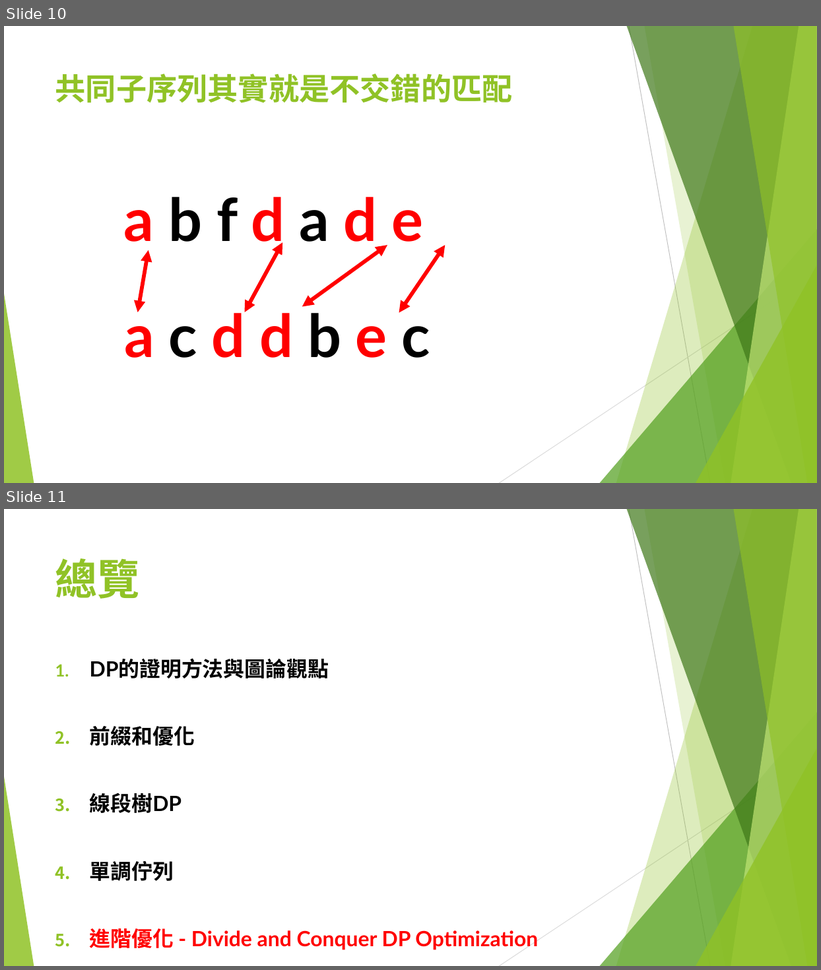
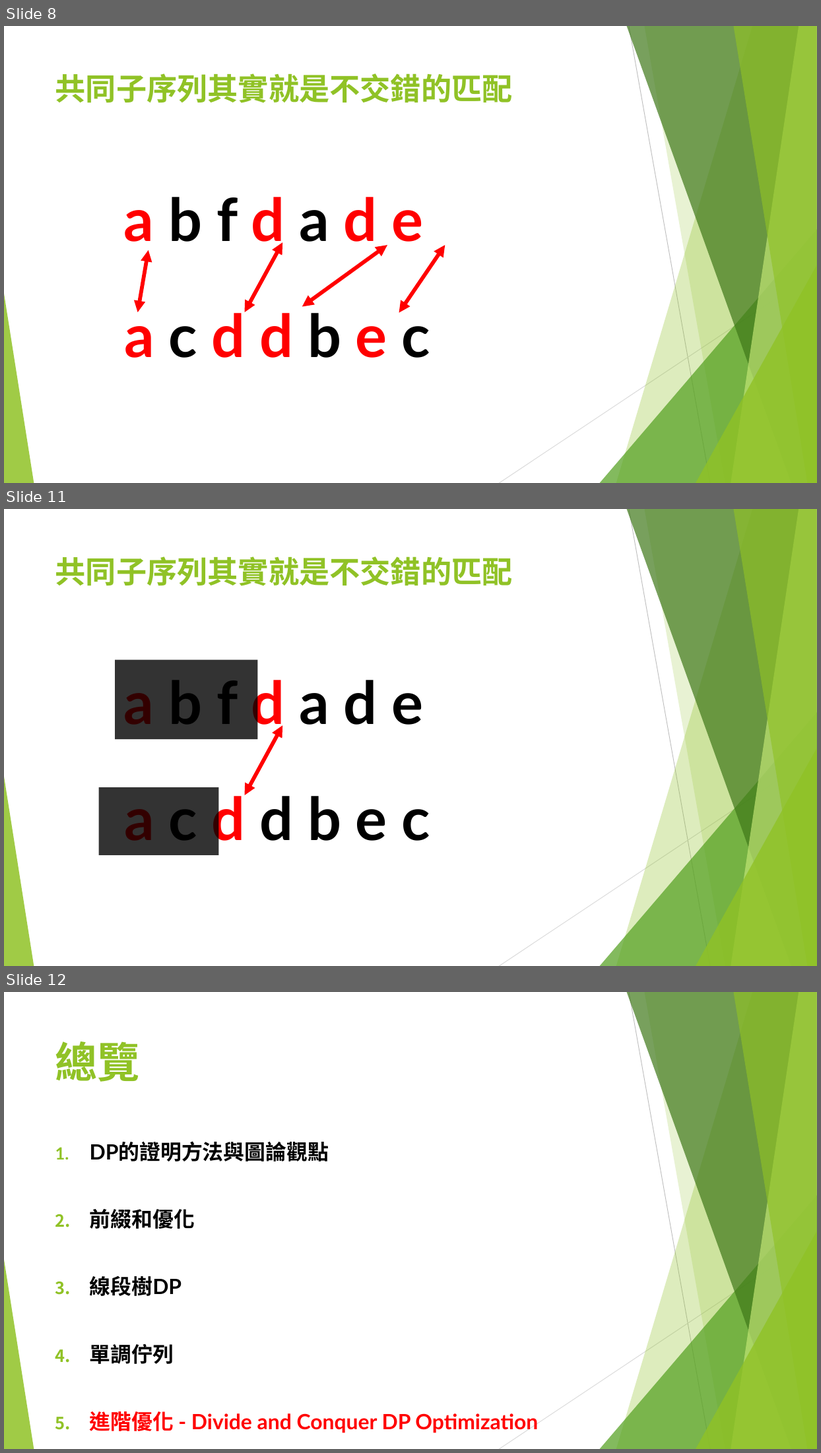
Before and after one commit to S920105123/DP2, a slide deck: presentation/進階動態規劃.pptx. Shown one above the other, each under a label of ours: slides 10 and 11 before the commit, slides 8, 11 and 12 after it; the slides between them are not shown. The pictures are 821x970 and 821x1453 pixels, drawn with LibreOffice and Linux fonts; fonts in the diff are those of the drawing. Boxes give left, top, right and bottom in pixels: in the first picture for what was removed or moved away, otherwise in the second. Text is boxed around its words. In the diff, an @@ line names an element or a change of style, - is before the commit and + after.

```diff
--- a/presentation/進階動態規劃.pptx
+++ b/presentation/進階動態規劃.pptx
@@ slide 11 added at (4,509,817,966), background #FFFFFF; not listed: 10 template elements that a slide beside it also shows @@
@@ title added at (55,557,513,586), 36 pt, text #90C226, bold @@
+共同子序列其實就是不交錯的匹配
@@ rectangle added at (115,659,257,739), fill #000000 at 80% opacity @@
@@ text added at (124,673,423,735), 70 pt, text #000000, bold @@
+a b f d a d e
@@ double arrow added from (283, 725) to (244, 795), #FF0000 4.5 pt @@
@@ rectangle added at (98,788,218,855), fill #000000 at 80% opacity @@
@@ text added at (124,789,430,852), 70 pt, text #000000, bold @@
+a c d d b e c
@@ what was slide 10 is now slide 8 @@
@@ what was slide 11 is now slide 12 @@
```
Also in this commit, not shown: 1 slide changed, 2 other slides added, 2 slides removed.
